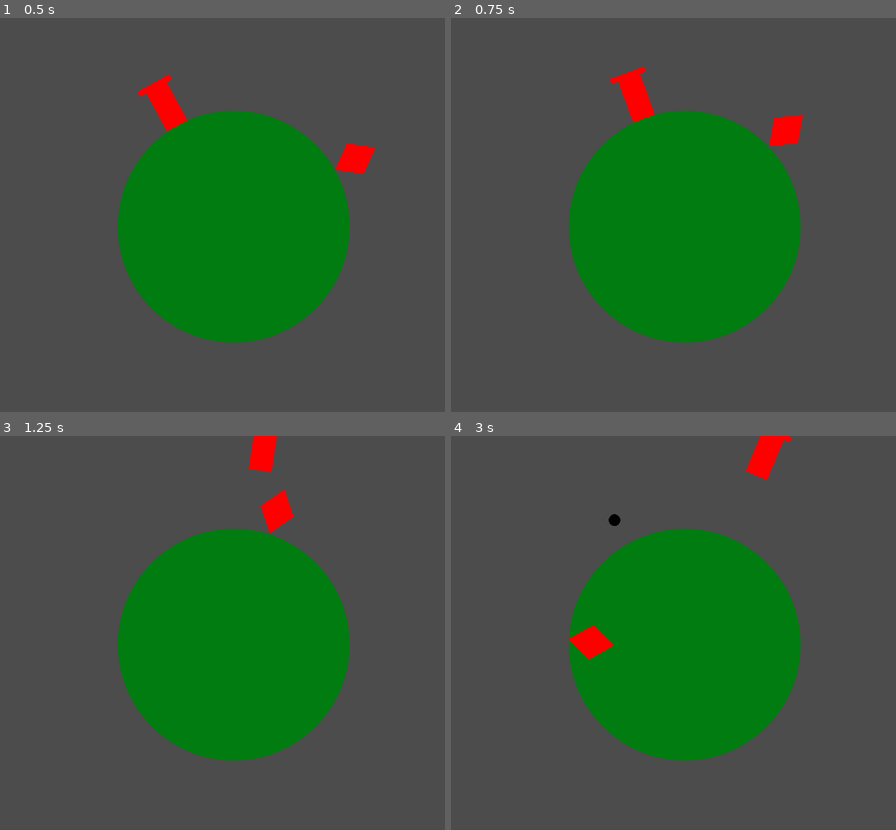
Above: before the commit, frames 1-4 (two rows, left to right).
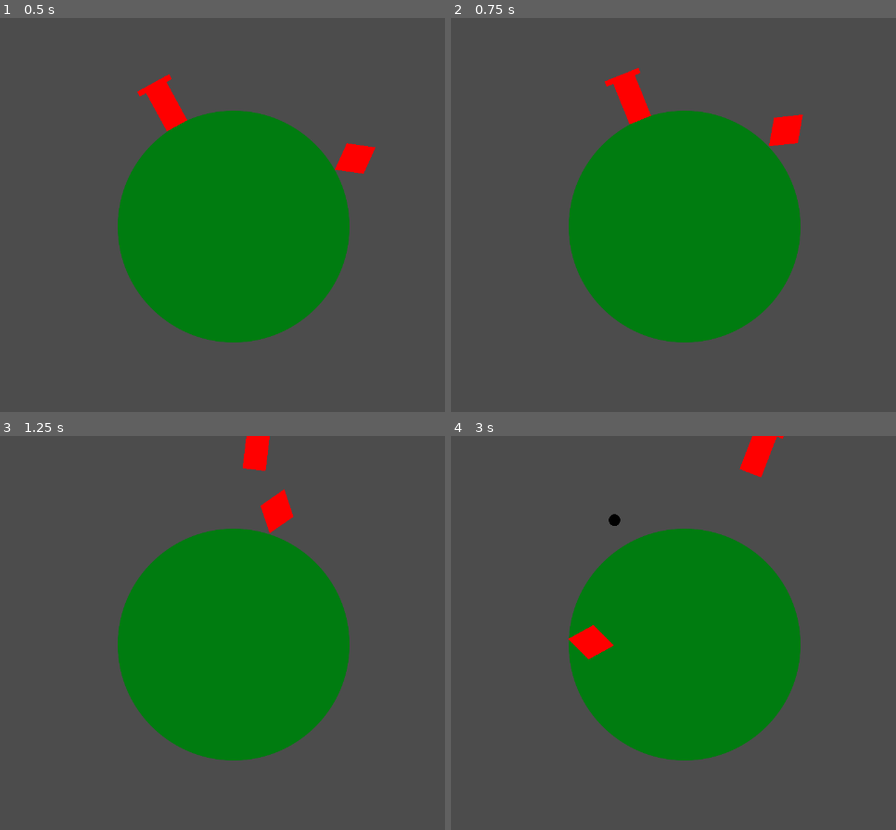
Above: after the commit, the same moments.

Repository: NoohAlavi/JuicyJam2022
Game: Godot game, scene res://Game.tscn
Same seed, same stepped clock (60 frames per second), same inputs: the game is played once before the commit and once after it. The project has no main scene, so this scene is started directly.
Inputs:
- Up to frame 1 (0.5 s): no input
- Up to frame 2 (0.75 s): hold D (move_right) from 0.53 s (still down); tap Shift (swap_dir, bound only after the commit) at 0.6 s
- Up to frame 3 (1.25 s): keep holding D (move_right); tap Up (jump) at 0.77 s; tap Space (swap_dir, bound only before the commit) at 0.8 s
- Up to frame 4 (3 s): release D (move_right) at 1.28 s; hold Left (move_left) 1.28-2.03 s; tap Space (swap_dir, bound only before the commit) at 1.35, 2.3 s; tap Up (jump) at 1.52 s; tap Shift (swap_dir, bound only after the commit) at 1.55, 2.85 s; hold D (move_right) from 2.03 s (still down); tap E (shoot) at 2.1 s

Frame 1 is identical in both runs. In frame 2, 0.3% of the frame differs, in the area x 34-46%, y 12-28%; in frame 3, 0.3%; in frame 4, 0.4%, in the area x 64-77%, y 0-12%.
Error in both runs: Attempt to call function 'get_angle' in base 'null instance' on a null instance. (res://Bullet/Bullet.gd:7)

Commit message:
Changed controls

Diff:
--- a/JuicyJam/Player/Player.gd
+++ b/JuicyJam/Player/Player.gd
@@ -28,9 +28,12 @@
 	else:
 		return -1
 
-
 func _physics_process(delta):
 	var dir = round(Input.get_action_strength("move_left") - Input.get_action_strength("move_right"))
+
+	if Input.is_action_just_pressed("swap_dir"):
+		dir *= -1
+
 	if dir != 0:
 		speed = base_speed * dir
 
--- a/JuicyJam/project.godot
+++ b/JuicyJam/project.godot
@@ -56,19 +56,23 @@
 }
 swap_dir={
 "deadzone": 0.5,
-"events": [ Object(InputEventKey,"resource_local_to_scene":false,"resource_name":"","device":0,"alt":false,"shift":false,"control":false,"meta":false,"command":false,"pressed":false,"scancode":0,"physical_scancode":32,"unicode":0,"echo":false,"script":null)
-, Object(InputEventJoypadButton,"resource_local_to_scene":false,"resource_name":"","device":0,"button_index":0,"pressure":0.0,"pressed":false,"script":null)
+"events": [ Object(InputEventKey,"resource_local_to_scene":false,"resource_name":"","device":0,"alt":false,"shift":false,"control":false,"meta":false,"command":false,"pressed":false,"scancode":0,"physical_scancode":16777237,"unicode":0,"echo":false,"script":null)
+, Object(InputEventJoypadButton,"resource_local_to_scene":false,"resource_name":"","device":0,"button_index":3,"pressure":0.0,"pressed":false,"script":null)
  ]
 }
 jump={
 "deadzone": 0.5,
 "events": [ Object(InputEventKey,"resource_local_to_scene":false,"resource_name":"","device":0,"alt":false,"shift":false,"control":false,"meta":false,"command":false,"pressed":false,"scancode":0,"physical_scancode":16777232,"unicode":0,"echo":false,"script":null)
 , Object(InputEventKey,"resource_local_to_scene":false,"resource_name":"","device":0,"alt":false,"shift":false,"control":false,"meta":false,"command":false,"pressed":false,"scancode":0,"physical_scancode":32,"unicode":0,"echo":false,"script":null)
+, Object(InputEventKey,"resource_local_to_scene":false,"resource_name":"","device":0,"alt":false,"shift":false,"control":false,"meta":false,"command":false,"pressed":false,"scancode":0,"physical_scancode":87,"unicode":0,"echo":false,"script":null)
+, Object(InputEventJoypadButton,"resource_local_to_scene":false,"resource_name":"","device":0,"button_index":0,"pressure":0.0,"pressed":false,"script":null)
  ]
 }
 shoot={
 "deadzone": 0.5,
 "events": [ Object(InputEventKey,"resource_local_to_scene":false,"resource_name":"","device":0,"alt":false,"shift":false,"control":false,"meta":false,"command":false,"pressed":false,"scancode":0,"physical_scancode":69,"unicode":0,"echo":false,"script":null)
+, Object(InputEventKey,"resource_local_to_scene":false,"resource_name":"","device":0,"alt":false,"shift":false,"control":false,"meta":false,"command":false,"pressed":false,"scancode":0,"physical_scancode":81,"unicode":0,"echo":false,"script":null)
+, Object(InputEventJoypadButton,"resource_local_to_scene":false,"resource_name":"","device":0,"button_index":7,"pressure":0.0,"pressed":false,"script":null)
  ]
 }
 
